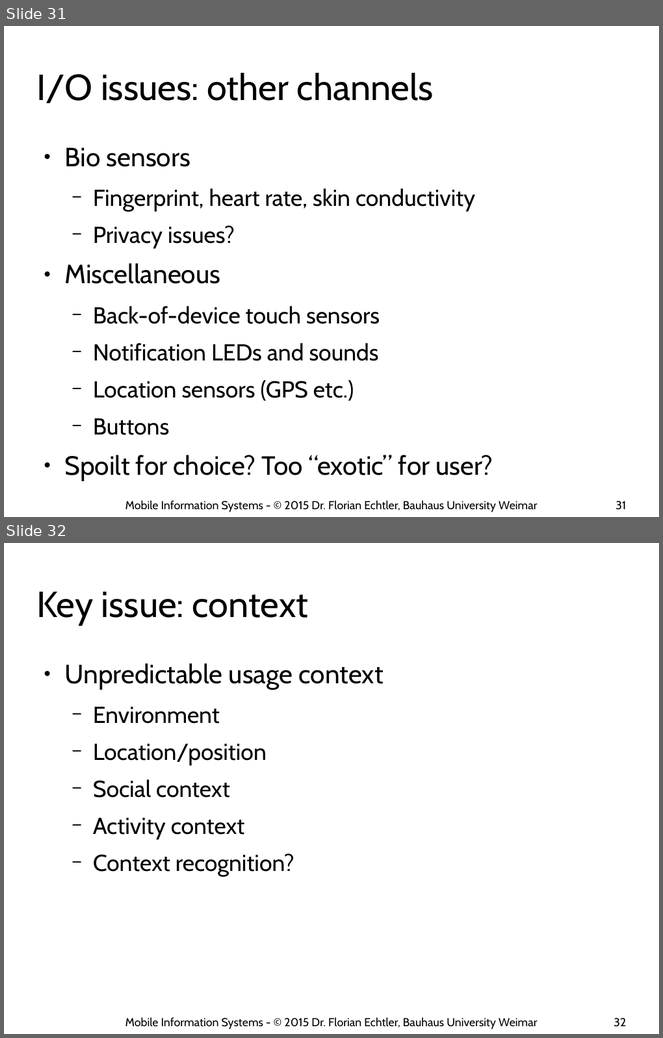
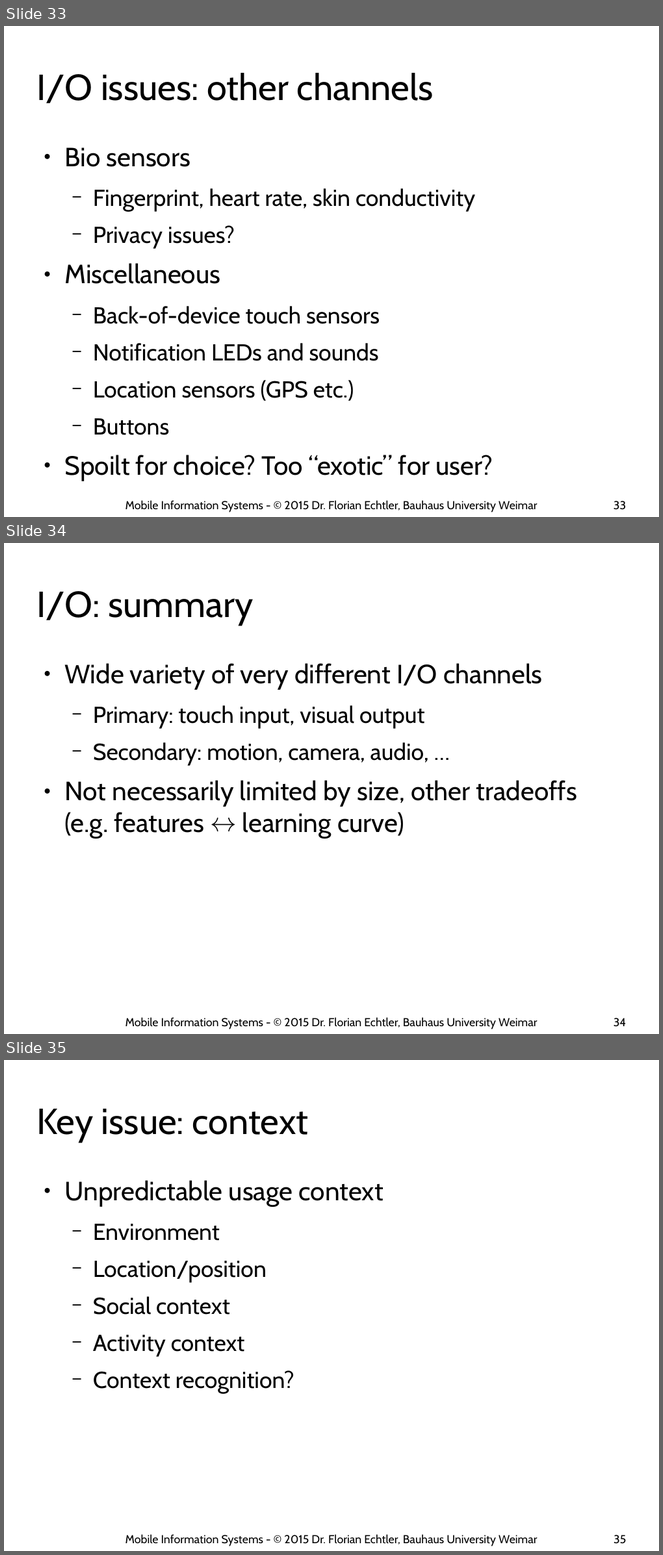
Before and after one commit to floe/mobile-information-systems, a slide deck: 02-big-issues.odp. Shown one above the other, each under a label of ours: slides 31 and 32 before the commit, slides 33, 34 and 35 after it. The pictures are 663x1038 and 663x1555 pixels, drawn with LibreOffice and Linux fonts; fonts in the diff are those of the drawing; background and template pictures are left out. Boxes give left, top, right and bottom in pixels: in the first picture for what was removed or moved away, otherwise in the second. Text is boxed around its words. In the diff, an @@ line names an element or a change of style, - is before the commit and + after.

Commit message:
add summary slides

```diff
--- a/02-big-issues.odp
+++ b/02-big-issues.odp
@@ slide 34 added at (x1=4, y1=543, x2=659, y2=1034), background #FFFFFF @@
@@ title added at (x1=36, y1=591, x2=254, y2=625), 44 pt, text #000000 @@
+I/O: summary
@@ text added at (x1=65, y1=663, x2=577, y2=839), 32 pt, text #000000 @@
+● Wide variety of very different I/O channels
+  − Primary: touch input, visual output
+  − Secondary: motion, camera, audio, …
+● Not necessarily limited by size, other tradeoffs (e.g. features ↔ learning curve)
@@ text added at (x1=126, y1=1017, x2=537, y2=1030), 14 pt, text #000000 @@
+Mobile Information Systems - © 2015 Dr. Florian Echtler, Bauhaus University Weimar
@@ page number added at (x1=614, y1=1018, x2=627, y2=1027), 14 pt, text #000000 @@
+34
@@ what was slide 31 is now slide 33 @@
@@ page number at (x1=614, y1=501, x2=626, y2=510): text changed @@
-31
+33
@@ what was slide 32 is now slide 35 @@
@@ page number at (x1=614, y1=1535, x2=626, y2=1544): text changed @@
-32
+35
```
Also in this commit, not shown: 3 slides changed, 3 other slides added.
